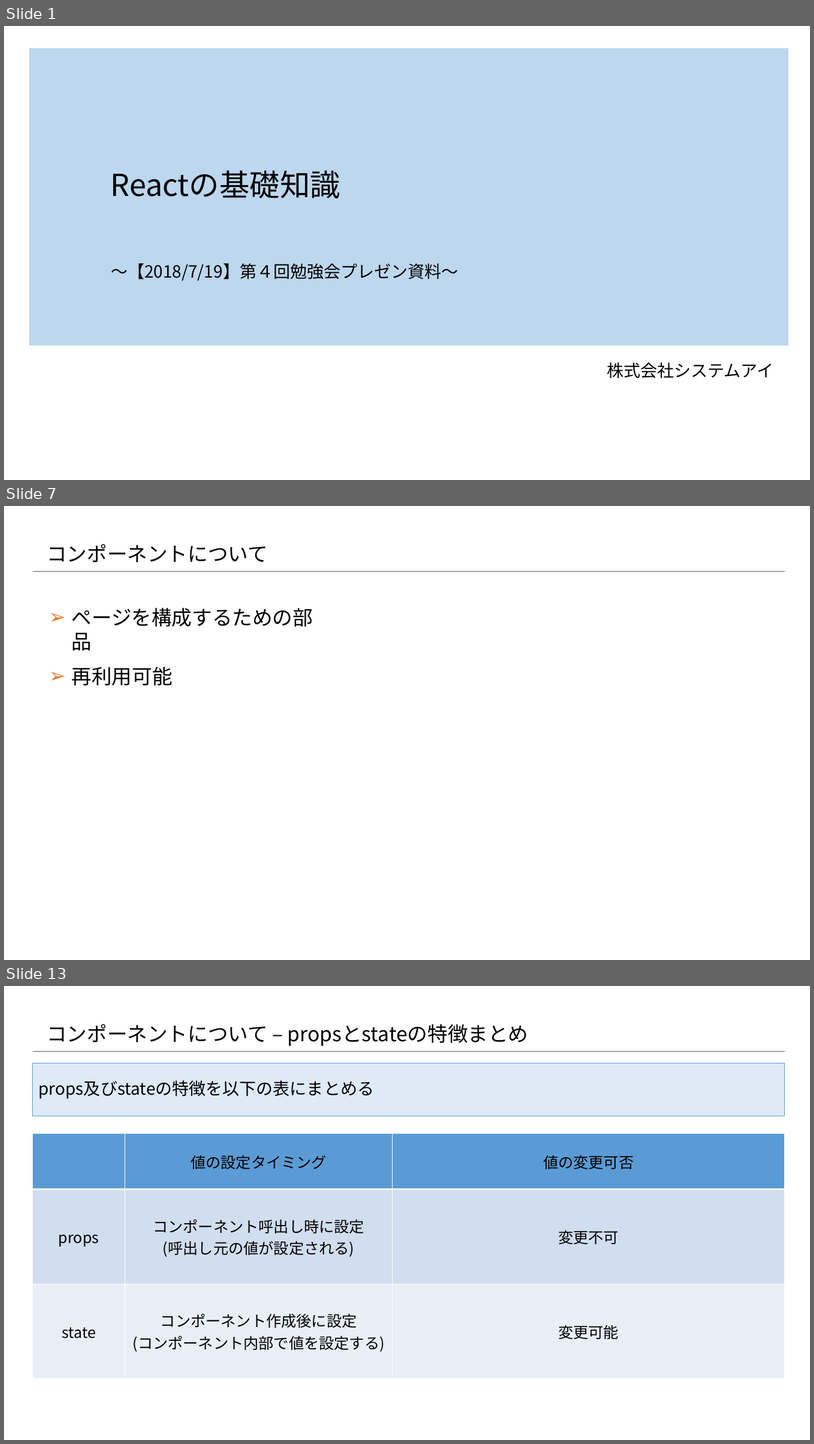
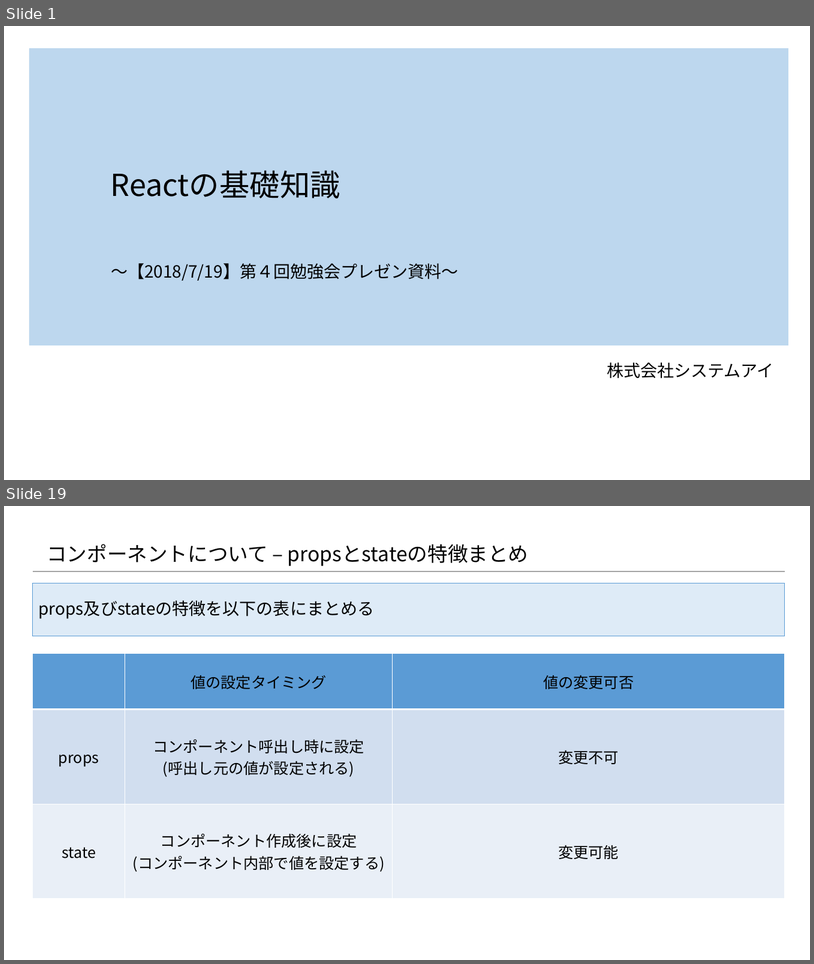
Before and after one commit to konnpeitoon/diary, a slide deck: doc/01_勉強会/01_勉強会資料/20180719_勉強会/02.資料/Reactの基礎知識 .pptx. Shown one above the other, each under a label of ours: slides 1, 7 and 13 before the commit, slides 1 and 19 after it; the slides between them are not shown. The pictures are 814x1444 and 814x964 pixels, drawn with LibreOffice and Linux fonts; fonts in the diff are those of the drawing; background and template pictures are left out. Boxes give left, top, right and bottom in pixels: in the first picture for what was removed or moved away, otherwise in the second. Text is boxed around its words. In the diff, an @@ line names an element or a change of style, - is before the commit and + after.

```diff
--- a/doc/01_勉強会/01_勉強会資料/20180719_勉強会/02.資料/Reactの基礎知識 .pptx
+++ b/doc/01_勉強会/01_勉強会資料/20180719_勉強会/02.資料/Reactの基礎知識 .pptx
@@ slide 7 removed at [4, 506, 810, 960], background #FFFFFF; not listed: 1 template element that a slide beside it also shows @@
@@ title removed at [47, 544, 268, 562] @@
-コンポーネントについて
@@ text removed at [72, 607, 314, 627] @@
-➢ ページを構成するための部品
@@ text removed at [72, 667, 173, 685] @@
-➢ 再利用可能
@@ what was slide 13 is now slide 19 @@
```
Also in this commit, not shown: 9 slides changed, 10 slides added, 2 other slides removed.
